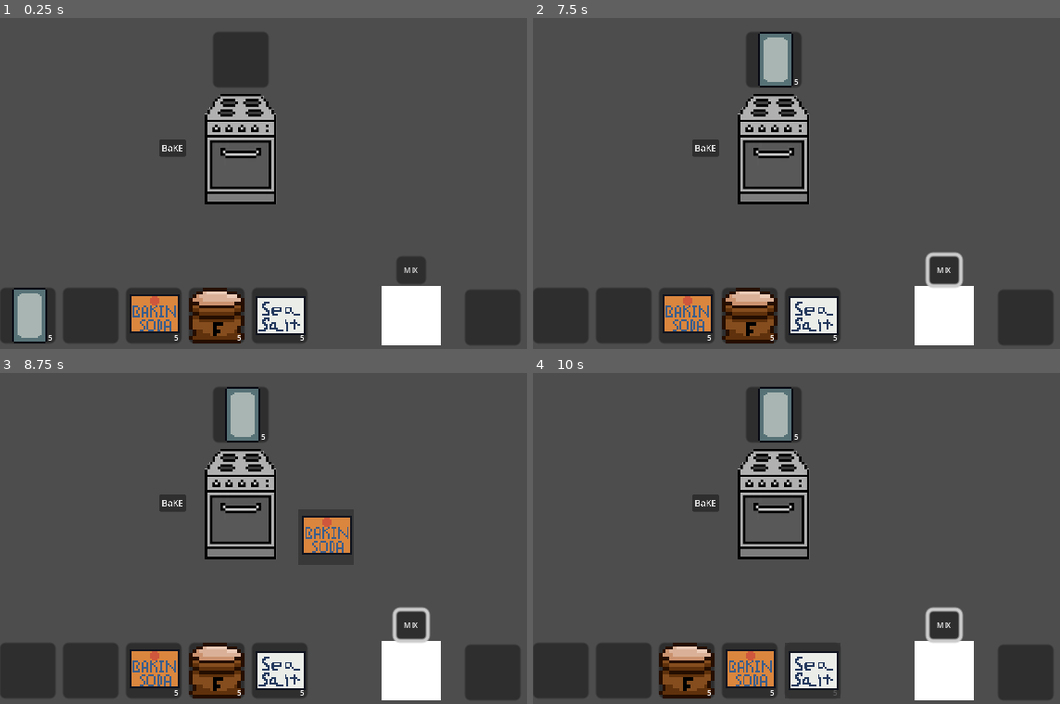
Above: before the commit, frames 1-4 (two rows, left to right).
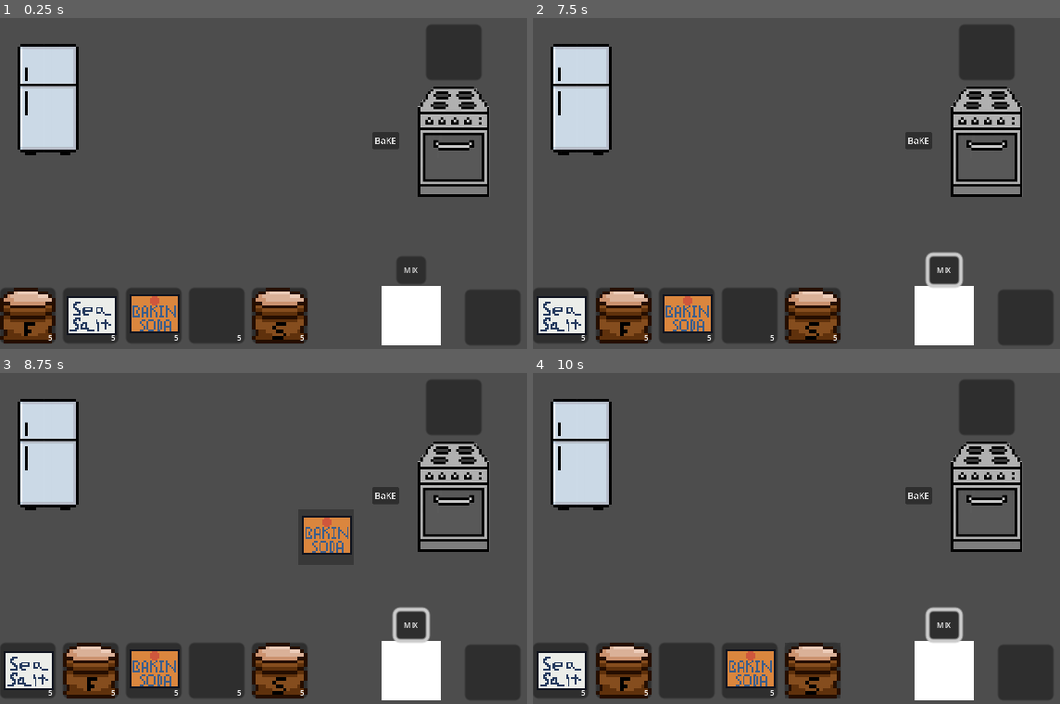
Above: after the commit, the same moments.

Repository: amusci/sweet-treat
Game: Godot game, scene res://Scenes/Areas/bakery_playground.tscn
The game is run twice, just before and just after one commit, with the same random seed, the same clock (stepped at 60 frames per second) and the same inputs.
Inputs (mouse positions are in pixels of both pictures, inside the frame that each line leads up to):
- Up to frame 1 (0.25 s): no input
- Up to frame 2 (7.5 s): click "BaKE" at 0.5 s; click "MIX" at 1.25 s; click "BaKE" at 2 s; click "MIX" at 2.75 s; click "BaKE" at 3.5 s; click "MIX" at 4.25 s; tap Enter at 5, 6.5 s; drag from (775, 147) to (944, 315) at 5.02 s; tap Space at 5.75, 7.25 s; drag from (775, 61) to (775, 147) at 5.77 s; move the mouse to (559, 315) at 6.52 s; click (559, 315) at 6.67 s; drag from (622, 315) to (944, 315) at 7.27 s
- Up to frame 3 (8.75 s): tap Enter at 8 s; drag from (152, 670) to (326, 538) at 8.02 s
- Up to frame 4 (10 s): tap Space at 8.75 s; drag from (749, 670) to (738, 452) at 8.77 s; move the mouse to (812, 670) at 9.52 s; click (812, 670) at 9.67 s

The runs differ from the first frame. In frame 1, 19% of the frame differs, in the area x 0-93%, y 2-99%; in frame 2, 20%; in frame 3, 20%; in frame 4, 20%.

Commit message:
Basic Fridge
Basic functionality of Bakery

Diff:
--- a/Resources/RecipeResources/FinishedRecipeResources/chocolate_chip_cookie.tres
+++ b/Resources/RecipeResources/FinishedRecipeResources/chocolate_chip_cookie.tres
@@ -1,13 +1,13 @@
 [gd_resource type="Resource" script_class="Recipe" load_steps=6 format=3 uid="uid://bq7n7n1o4h666"]
 
 [ext_resource type="Texture2D" uid="uid://cghjqli5la48e" path="res://Assets/FoodAssets/FinishedFoodAssets/CookieAssets/cookie.png" id="1_1rjr2"]
-[ext_resource type="Resource" uid="uid://baxpxodwfxusw" path="res://Resources/RecipeResources/InbetweenRecipeResources/baking_sheet_cookie_dough.tres" id="1_dm514"]
 [ext_resource type="Script" path="res://Scripts/ResourceClasses/Recipe.gd" id="1_la24q"]
 [ext_resource type="Script" path="res://Scripts/ResourceClasses/RecipeRequirement.gd" id="1_mcsu6"]
+[ext_resource type="Resource" uid="uid://bbpdh55jflj0h" path="res://Resources/RecipeResources/InbetweenRecipeResources/cookie_dough.tres" id="2_k3dlt"]
 
 [sub_resource type="Resource" id="Resource_k3yvg"]
 script = ExtResource("1_mcsu6")
-ingredient = ExtResource("1_dm514")
+ingredient = ExtResource("2_k3dlt")
 
 [resource]
 script = ExtResource("1_la24q")
--- a/Scenes/Areas/bakery_playground.tscn
+++ b/Scenes/Areas/bakery_playground.tscn
@@ -1,13 +1,14 @@
-[gd_scene load_steps=4 format=3 uid="uid://jrswjeeueyee"]
+[gd_scene load_steps=5 format=3 uid="uid://jrswjeeueyee"]
 
 [ext_resource type="PackedScene" uid="uid://q1v1svbbga3m" path="res://Scenes/NonUpgradables/tablehotbar/hotbar.tscn" id="2_sqe8n"]
 [ext_resource type="PackedScene" uid="uid://b85a3mf75arf7" path="res://Scenes/Machines/mixing_station.tscn" id="3_ff7m2"]
 [ext_resource type="PackedScene" uid="uid://cgltvgu28fltw" path="res://Scenes/Machines/oven.tscn" id="3_gyj70"]
+[ext_resource type="PackedScene" uid="uid://m07v5i1n8ugu" path="res://Scenes/Machines/fridge.tscn" id="4_cpdy6"]
 
 [node name="BakeryPlayground" type="Node2D"]
 
 [node name="Oven" parent="." instance=ExtResource("3_gyj70")]
-position = Vector2(129, 72)
+position = Vector2(244, 68)
 
 [node name="Hotbar" parent="." instance=ExtResource("2_sqe8n")]
 anchors_preset = 0
@@ -22,3 +23,6 @@
 
 [node name="MixingStation" parent="." instance=ExtResource("3_ff7m2")]
 position = Vector2(222, 162)
+
+[node name="Fridge" parent="." instance=ExtResource("4_cpdy6")]
+position = Vector2(26, 46)
--- a/Scenes/Machines/fridge.tscn
+++ b/Scenes/Machines/fridge.tscn
@@ -1,9 +1,46 @@
-[gd_scene load_steps=2 format=3 uid="uid://m07v5i1n8ugu"]
+[gd_scene load_steps=8 format=3 uid="uid://m07v5i1n8ugu"]
 
 [ext_resource type="Texture2D" uid="uid://bur3ygr21flod" path="res://Assets/TempAssets/fridgeTemp.png" id="1_dgwsk"]
+[ext_resource type="Script" path="res://Scripts/MachineClasses/Fridge.gd" id="1_nh1lm"]
+[ext_resource type="PackedScene" uid="uid://dfseuxorrds8m" path="res://Scenes/NonUpgradables/tablehotbar/inventory_slot.tscn" id="2_at4fk"]
+[ext_resource type="Resource" uid="uid://bmgduypa23b6h" path="res://Resources/IngredientResources/wetIngredientResources/vanilla_extract.tres" id="4_5y3t7"]
+[ext_resource type="Resource" uid="uid://bm5wa7wu7j2lo" path="res://Resources/IngredientResources/wetIngredientResources/egg.tres" id="5_lc1u1"]
+[ext_resource type="Resource" uid="uid://ehkrduea8x4a" path="res://Resources/IngredientResources/wetIngredientResources/butter.tres" id="6_2wvmb"]
 
-[node name="Fridge" type="Node2D"]
+[sub_resource type="RectangleShape2D" id="RectangleShape2D_qhi1q"]
+size = Vector2(32, 58)
+
+[node name="Fridge" type="Area2D"]
+script = ExtResource("1_nh1lm")
 
 [node name="Sprite2D" type="Sprite2D" parent="."]
 scale = Vector2(0.1, 0.1)
 texture = ExtResource("1_dgwsk")
+
+[node name="CollisionShape2D" type="CollisionShape2D" parent="."]
+position = Vector2(-1, -2)
+shape = SubResource("RectangleShape2D_qhi1q")
+
+[node name="Inventory" type="HBoxContainer" parent="."]
+offset_left = 26.725
+offset_top = -20.0
+offset_right = 158.725
+offset_bottom = 20.0
+
+[node name="Slot" parent="Inventory" instance=ExtResource("2_at4fk")]
+layout_mode = 2
+item = ExtResource("4_5y3t7")
+amount = 5
+
+[node name="Slot2" parent="Inventory" instance=ExtResource("2_at4fk")]
+layout_mode = 2
+item = ExtResource("5_lc1u1")
+amount = 5
+
+[node name="Slot3" parent="Inventory" instance=ExtResource("2_at4fk")]
+layout_mode = 2
+
+[node name="Slot4" parent="Inventory" instance=ExtResource("2_at4fk")]
+layout_mode = 2
+item = ExtResource("6_2wvmb")
+amount = 5
--- a/Scenes/Machines/oven.tscn
+++ b/Scenes/Machines/oven.tscn
@@ -1,9 +1,8 @@
-[gd_scene load_steps=6 format=3 uid="uid://cgltvgu28fltw"]
+[gd_scene load_steps=5 format=3 uid="uid://cgltvgu28fltw"]
 
 [ext_resource type="PackedScene" uid="uid://dfseuxorrds8m" path="res://Scenes/NonUpgradables/tablehotbar/inventory_slot.tscn" id="1_0okcl"]
 [ext_resource type="Script" path="res://Scripts/MachineClasses/Oven.gd" id="1_wbqh4"]
 [ext_resource type="Texture2D" uid="uid://cjnorlh67a2tn" path="res://Assets/TempAssets/ovenTemp.png" id="1_x1j6l"]
-[ext_resource type="Resource" uid="uid://drnxahayfncf7" path="res://Resources/IngredientResources/dryIngredientResources/baking_powder.tres" id="4_jie1a"]
 
 [sub_resource type="RectangleShape2D" id="RectangleShape2D_5vh13"]
 size = Vector2(42, 62)
@@ -20,7 +19,6 @@
 offset_top = -63.0
 offset_right = 16.0
 offset_bottom = -33.0
-item = ExtResource("4_jie1a")
 
 [node name="CollisionShape2D" type="CollisionShape2D" parent="."]
 position = Vector2(1, -1)
--- a/Scenes/NonUpgradables/tablehotbar/hotbar.tscn
+++ b/Scenes/NonUpgradables/tablehotbar/hotbar.tscn
@@ -2,10 +2,10 @@
 
 [ext_resource type="Script" path="res://Scenes/NonUpgradables/tablehotbar/hotbar.gd" id="1_yxu82"]
 [ext_resource type="PackedScene" uid="uid://dfseuxorrds8m" path="res://Scenes/NonUpgradables/tablehotbar/inventory_slot.tscn" id="2_wps2s"]
-[ext_resource type="Resource" uid="uid://baxpxodwfxusw" path="res://Resources/RecipeResources/InbetweenRecipeResources/baking_sheet_cookie_dough.tres" id="3_c7c5n"]
 [ext_resource type="Resource" uid="uid://bscgdv7tmnru" path="res://Resources/IngredientResources/dryIngredientResources/baking_soda.tres" id="4_hjnd8"]
 [ext_resource type="Resource" uid="uid://b5gvgfhupsx1o" path="res://Resources/IngredientResources/dryIngredientResources/flour.tres" id="5_24xdc"]
 [ext_resource type="Resource" uid="uid://b22e0h2xh7sfx" path="res://Resources/IngredientResources/dryIngredientResources/sea_salt.tres" id="6_x2wia"]
+[ext_resource type="Resource" uid="uid://dck7jlw3lmsvy" path="res://Resources/IngredientResources/dryIngredientResources/sugar.tres" id="7_gekwj"]
 
 [node name="Hotbar" type="HBoxContainer"]
 custom_minimum_size = Vector2(320, 30)
@@ -22,11 +22,13 @@
 
 [node name="Slot" parent="." instance=ExtResource("2_wps2s")]
 layout_mode = 2
-item = ExtResource("3_c7c5n")
+item = ExtResource("5_24xdc")
 amount = 5
 
 [node name="Slot2" parent="." instance=ExtResource("2_wps2s")]
 layout_mode = 2
+item = ExtResource("6_x2wia")
+amount = 5
 
 [node name="Slot3" parent="." instance=ExtResource("2_wps2s")]
 layout_mode = 2
@@ -35,10 +37,9 @@
 
 [node name="Slot4" parent="." instance=ExtResource("2_wps2s")]
 layout_mode = 2
-item = ExtResource("5_24xdc")
 amount = 5
 
 [node name="Slot5" parent="." instance=ExtResource("2_wps2s")]
 layout_mode = 2
-item = ExtResource("6_x2wia")
+item = ExtResource("7_gekwj")
 amount = 5
--- /dev/null
+++ b/Scripts/MachineClasses/Fridge.gd
@@ -0,0 +1,15 @@
+extends Area2D
+class_name Fridge
+@onready var inventory = $Inventory
+var is_open = false
+
+func _ready():
+	is_open = false
+	input_event.connect(_on_input_event)
+	inventory.hide()
+
+func _on_input_event(viewport, event, shape_idx):
+	# If we click the fridge and it's not open, open. if open not open
+	if event is InputEventMouseButton and event.pressed and event.button_index == MOUSE_BUTTON_LEFT:
+		is_open = !is_open
+		inventory.visible = is_open
